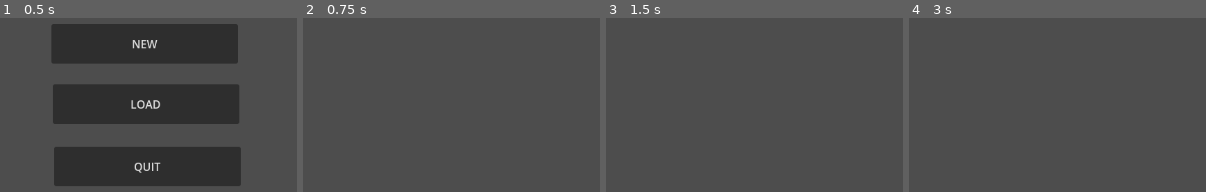
Above: before the commit, frames 1-4 (left to right).
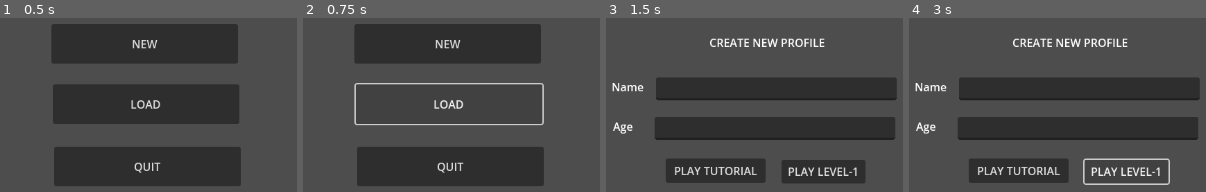
Above: after the commit, the same moments.

Repository: onhardcope/adhd-cooking-game
Game: Godot game, scene res://main_menu.tscn
Same seed, same stepped clock (60 frames per second), same inputs: the game is played once before the commit and once after it.
Inputs (mouse positions are in pixels of both pictures, inside the frame that each line leads up to):
- Up to frame 1 (0.5 s): no input
- Up to frame 2 (0.75 s): click "LOAD" at 0.5 s
- Up to frame 3 (1.5 s): click (751, 44) at 1.25 s, where only the run after the commit has a clickable "NEW"
- Up to frame 4 (3 s): click (1018, 171) at 2 s, where only the run after the commit has a clickable "PLAY TUTORIAL"; click (1125, 171) at 2.75 s, where only the run after the commit has a clickable "PLAY LEVEL-1"

Frame 1 is identical in both runs. In frame 2, 30% of the frame differs, in the area x 17-82%, y 3-97%; in frame 3, 30%, in the area x 2-98%, y 11-95%; in frame 4, 28%.

Commit message:
Added 'play tutorial' and 'play level-1' buttons to create_save scene

Diff:
--- a/create_save.tscn
+++ b/create_save.tscn
@@ -5,22 +5,23 @@
 [node name="Create Save" type="Node2D"]
 
 [node name="Create save label" type="Label" parent="."]
-offset_left = 538.0
+offset_left = 524.0
 offset_top = 171.0
-offset_right = 688.0
+offset_right = 691.0
 offset_bottom = 202.0
 theme_override_fonts/font = SubResource("SystemFont_sbyhk")
-text = "CREATE NEW SAVE"
+text = "CREATE NEW PROFILE"
 
 [node name="Age" type="Label" parent="."]
 offset_left = 385.0
 offset_top = 292.0
-offset_right = 441.0
+offset_right = 430.0
 offset_bottom = 327.0
 theme_override_fonts/font = SubResource("SystemFont_sbyhk")
 text = "Age"
 
 [node name="Age Input" type="LineEdit" parent="Age"]
+layout_mode = 0
 offset_left = 60.0
 offset_top = -2.0
 offset_right = 407.0
@@ -35,14 +36,22 @@
 text = "Name"
 
 [node name="Name Input" type="LineEdit" parent="Name"]
+layout_mode = 0
 offset_left = 64.0
 offset_top = -2.0
 offset_right = 411.0
 offset_bottom = 31.0
 
-[node name="Button" type="Button" parent="."]
-offset_left = 561.0
-offset_top = 357.0
-offset_right = 658.0
-offset_bottom = 388.0
-text = "START"
+[node name="Tutorial" type="Button" parent="."]
+offset_left = 461.0
+offset_top = 350.0
+offset_right = 605.0
+offset_bottom = 385.0
+text = "PLAY TUTORIAL"
+
+[node name="Level-1" type="Button" parent="."]
+offset_left = 628.0
+offset_top = 352.0
+offset_right = 749.0
+offset_bottom = 386.0
+text = "PLAY LEVEL-1"
--- a/main_menu.gd
+++ b/main_menu.gd
@@ -1,11 +1,7 @@
 extends Node2D
 
-
-func _on_start_pressed() -> void:
-	get_tree().change_scene_to_file("res://kitchen.tscn")
-
-
-
+func _on_new_pressed() -> void:
+	get_tree().change_scene_to_file("res://create_save.tscn")
 
 func _on_quit_pressed() -> void:
 	get_tree().quit()
--- a/main_menu.tscn
+++ b/main_menu.tscn
@@ -5,27 +5,26 @@
 [node name="Main menu" type="Node2D"]
 script = ExtResource("1_e53om")
 
-[node name="NEW" type="Button" parent="."]
+[node name="New" type="Button" parent="."]
 offset_left = 449.0
 offset_top = 156.0
 offset_right = 718.0
 offset_bottom = 213.0
 text = "NEW"
 
-[node name="QUIT" type="Button" parent="."]
+[node name="Quit" type="Button" parent="."]
 offset_left = 453.0
 offset_top = 333.0
 offset_right = 722.0
 offset_bottom = 390.0
 text = "QUIT"
 
-[node name="LOAD" type="Button" parent="."]
+[node name="Load" type="Button" parent="."]
 offset_left = 451.0
 offset_top = 243.0
 offset_right = 720.0
 offset_bottom = 300.0
 text = "LOAD"
 
-[connection signal="pressed" from="NEW" to="." method="_on_start_pressed"]
-[connection signal="pressed" from="QUIT" to="." method="_on_quit_pressed"]
-[connection signal="pressed" from="LOAD" to="." method="_on_start_pressed"]
+[connection signal="pressed" from="New" to="." method="_on_new_pressed"]
+[connection signal="pressed" from="Quit" to="." method="_on_quit_pressed"]
